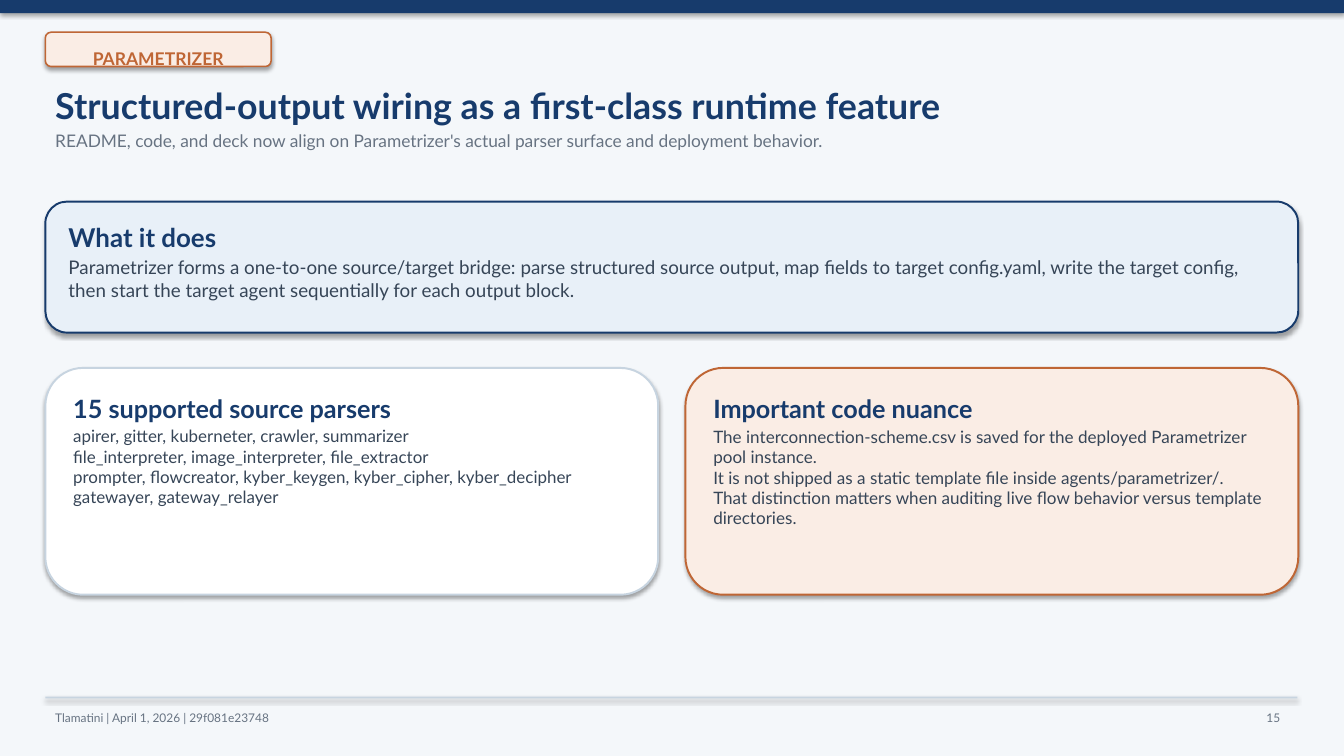
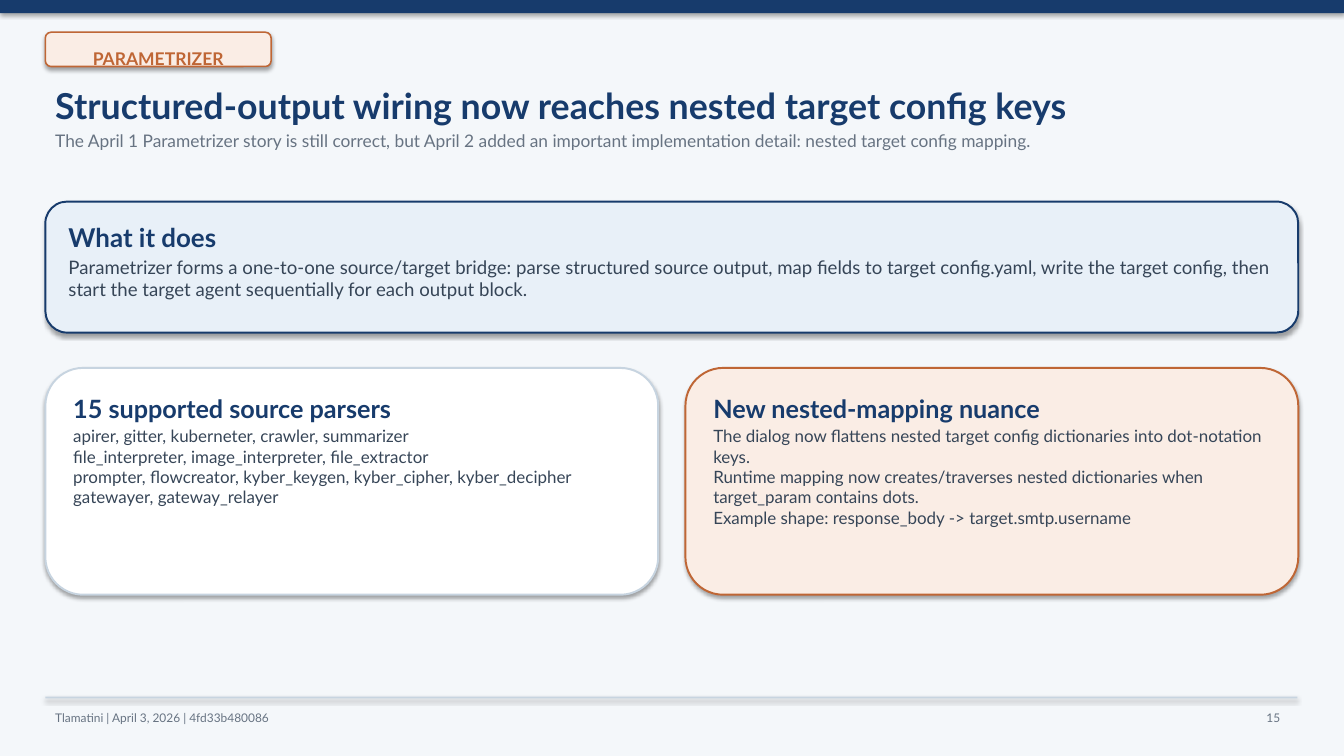
Before and after one commit to XAIHT/Tlamatini, a slide deck: slide 15 of Tlamatini_eXtended_Artificial_Intelligence_Humanly_Tempered.pptx. Drawn at 1344x756 pixels with LibreOffice and Linux fonts; fonts in the diff are those of the drawing. Boxes give left, top, right and bottom in pixels: in the first picture for what was removed or moved away, otherwise in the second. Text is boxed around its words. In the diff, an @@ line names an element or a change of style, - is before the commit and + after.

Commit message:
Updating README.md, Summary PDF, and PPT of Tlamatini, by angelahack1

```diff
--- a/Tlamatini_eXtended_Artificial_Intelligence_Humanly_Tempered.pptx
+++ b/Tlamatini_eXtended_Artificial_Intelligence_Humanly_Tempered.pptx
@@ text at [55,92,1066,126]: text changed @@
-Structured-output wiring as a first-class runtime feature
+Structured-output wiring now reaches nested target config keys
@@ text at [55,134,1030,150]: text changed @@
-README, code, and deck now align on Parametrizer's actual parser surface and deployment behavior.
+The April 1 Parametrizer story is still correct, but April 2 added an important implementation detail: nested target config mapping.
@@ text in rounded rectangle at [68,260,1269,300]: size 13.4 to 13.3 pt @@
@@ text in rounded rectangle at [713,399,1261,527]: text changed; size 12.2 to 12.1 pt @@
-Important code nuance
-The interconnection-scheme.csv is saved for the deployed Parametrizer pool instance.
-It is not shipped as a static template file inside agents/parametrizer/.
-That distinction matters when auditing live flow behavior versus template directories.
+New nested-mapping nuance
+The dialog now flattens nested target config dictionaries into dot-notation keys.
+Runtime mapping now creates/traverses nested dictionaries when target_param contains dots.
+Example shape: response_body -> target.smtp.username
@@ text at [55,713,269,724]: text changed @@
-Tlamatini | April 1, 2026 | 29f081e23748
+Tlamatini | April 3, 2026 | 4fd33b480086
```
Also in this commit, not shown: 16 other slides changed, 4 slides added, 4 slides removed, 2 other files.
